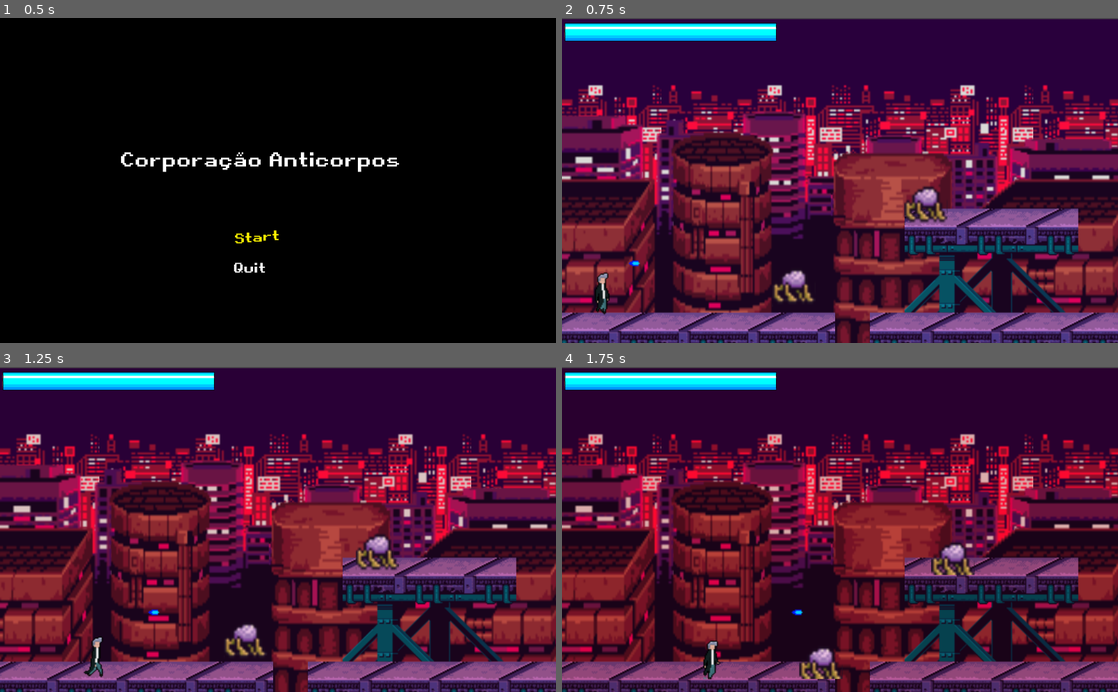
Above: before the commit, frames 1-4 (two rows, left to right).
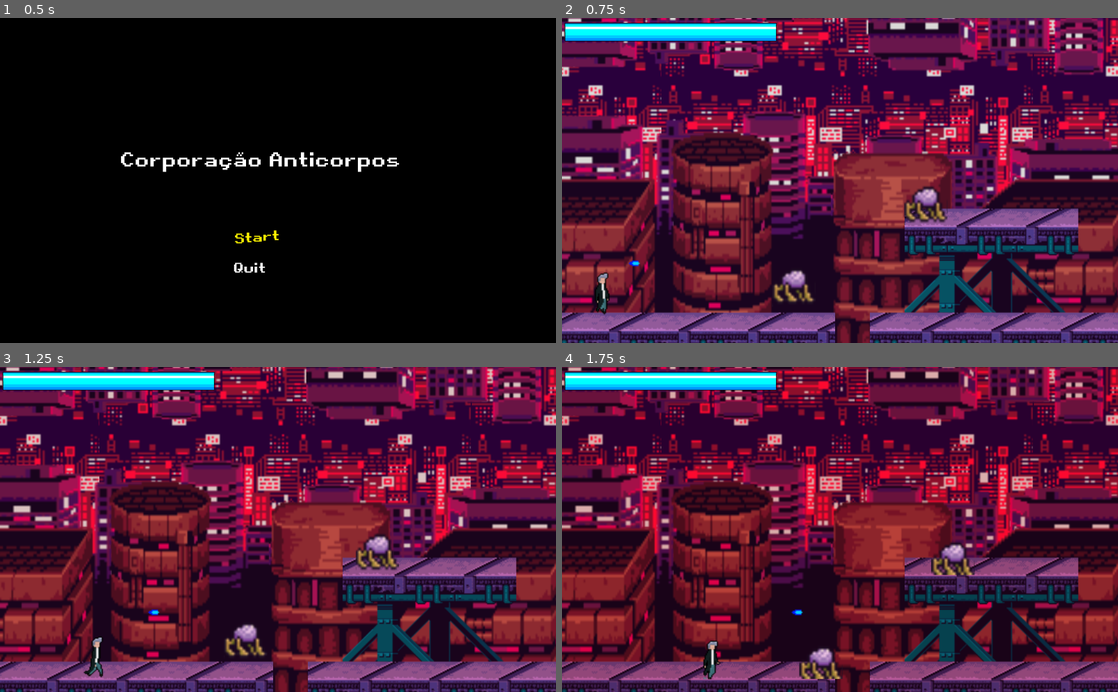
Above: after the commit, the same moments.

Repository: HnrqAndreata/Projeto-Jogos
Game: Godot game, scene res://Scenes/Start.tscn
Same seed, same stepped clock (60 frames per second), same inputs: the game is played once before the commit and once after it.
Inputs:
- Up to frame 1 (0.5 s): no input
- Up to frame 2 (0.75 s): tap Enter (ui_accept) at 0.5 s; hold Right (ui_right) from 0.53 s (still down); hold Enter (ui_accept) from 0.53 s (still down)
- Up to frame 3 (1.25 s): keep holding Right (ui_right); keep holding Enter (ui_accept)
- Up to frame 4 (1.75 s): keep holding Right (ui_right); release Enter (ui_accept) at 1.28 s; tap Enter (ui_accept) at 1.35, 1.52 s

Frame 1 is identical in both runs. In frame 2, 13% of the frame differs, in the area x 0-100%, y 0-51%; in frame 3, 13%; in frame 4, 12%.

Commit message:
cidade invertida no fundo

Diff:
--- a/Scenes/Level1.tscn
+++ b/Scenes/Level1.tscn
@@ -10,6 +10,7 @@
 [ext_resource path="res://Art Random/middle.png" type="Texture" id=8]
 [ext_resource path="res://Art Random/back.png" type="Texture" id=9]
 [ext_resource path="res://Art Random/front.png" type="Texture" id=10]
+[ext_resource path="res://Art Random/back2.png" type="Texture" id=11]
 
 [sub_resource type="ConvexPolygonShape2D" id=9]
 points = PoolVector2Array( 0, 32, 64, 32, 64, 64, 0, 64 )
@@ -376,9 +377,19 @@
 texture = ExtResource( 9 )
 
 [node name="Sprite2" type="Sprite" parent="ParallaxBackground/ParallaxLayer"]
-position = Vector2( 863.375, 298.667 )
+position = Vector2( 862.375, 298.667 )
 scale = Vector2( 3.70052, 3.70833 )
 texture = ExtResource( 9 )
+
+[node name="Sprite3" type="Sprite" parent="ParallaxBackground/ParallaxLayer"]
+position = Vector2( 179.375, 5.66705 )
+scale = Vector2( -3.701, -3.708 )
+texture = ExtResource( 11 )
+
+[node name="Sprite4" type="Sprite" parent="ParallaxBackground/ParallaxLayer"]
+position = Vector2( 864.375, 5.66705 )
+scale = Vector2( -3.701, -3.708 )
+texture = ExtResource( 11 )
 
 [node name="ParallaxLayer2" type="ParallaxLayer" parent="ParallaxBackground"]
 motion_scale = Vector2( 0.05, 1 )
@@ -395,6 +406,16 @@
 texture = ExtResource( 8 )
 flip_h = true
 
+[node name="Sprite3" type="Sprite" parent="ParallaxBackground/ParallaxLayer2"]
+position = Vector2( 323, -10.9999 )
+scale = Vector2( 3.407, -3.977 )
+texture = ExtResource( 8 )
+
+[node name="Sprite4" type="Sprite" parent="ParallaxBackground/ParallaxLayer2"]
+position = Vector2( 896, 10.0001 )
+scale = Vector2( 3.407, -2.977 )
+texture = ExtResource( 8 )
+
 [node name="ParallaxLayer3" type="ParallaxLayer" parent="ParallaxBackground"]
 motion_scale = Vector2( 0.2, 1 )
 motion_mirroring = Vector2( 900, 0 )
Binary file added: Art Random/back2.png
Not shown, added: Art Random/back2.png.import
Not shown: 1 places in Scenes/Level1.tscn that only renumber resources
